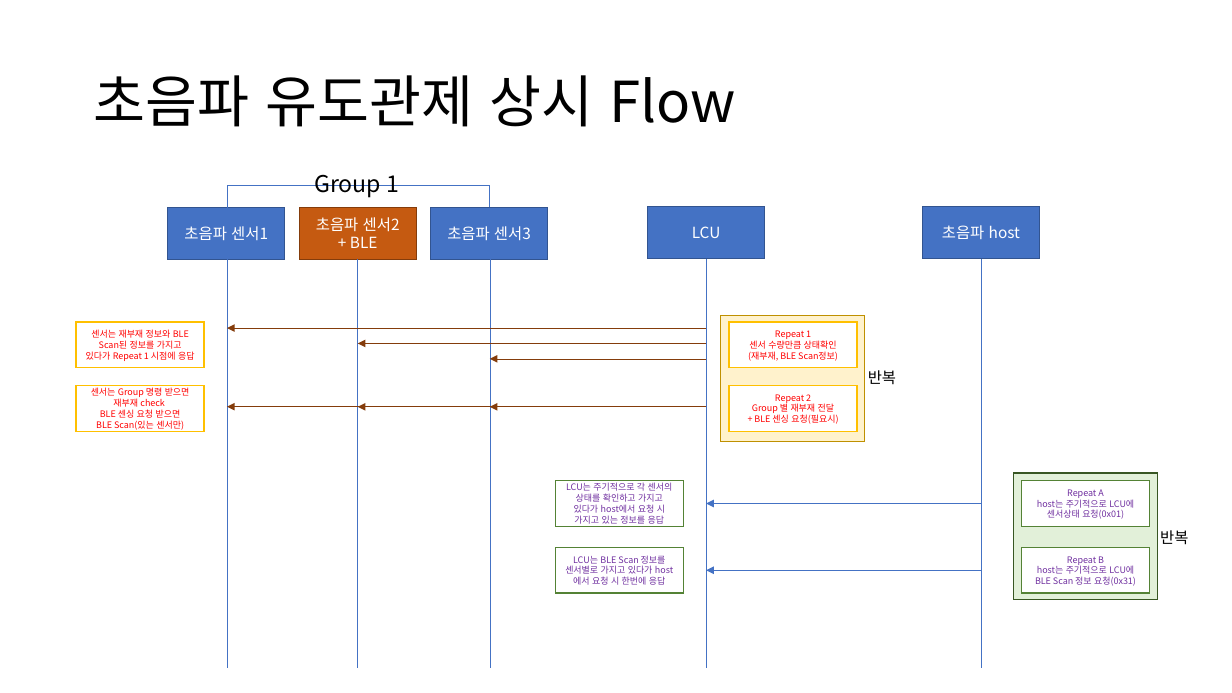
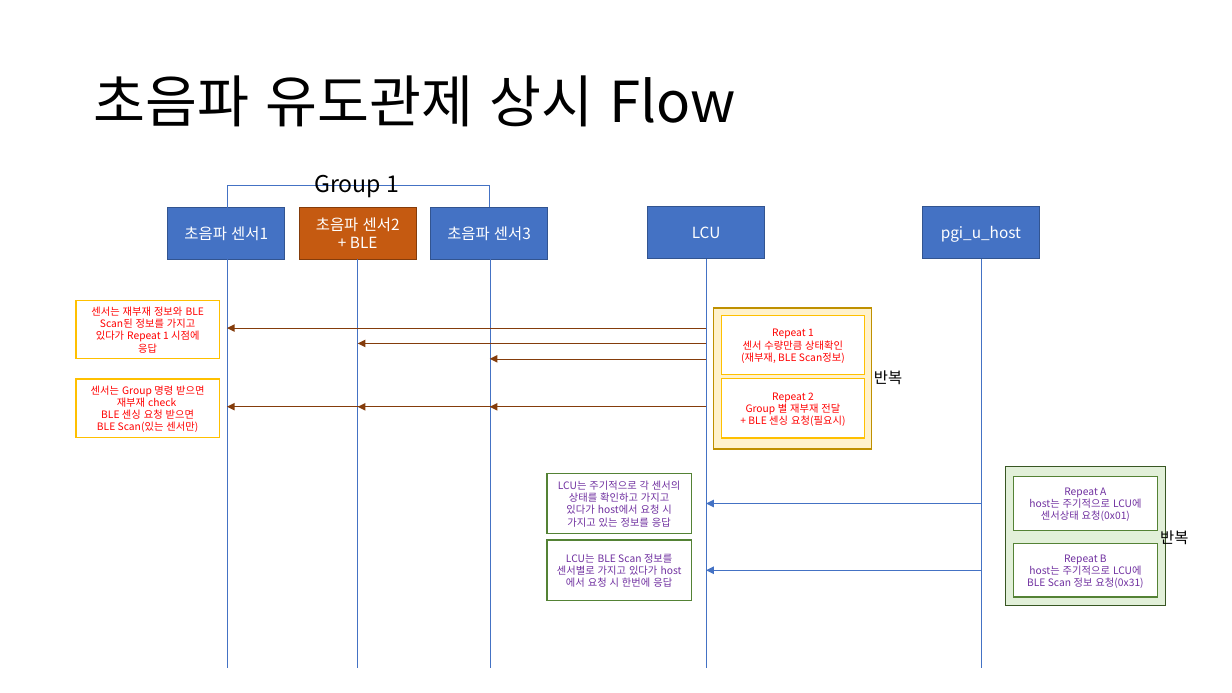
Before and after one commit to Anjeongkyun/RestTemplateClient, a slide deck: slide 5 of document/DAVIS 구조.pptx (slide 2 before the commit). Drawn at 1232x693 pixels with LibreOffice and Linux fonts; fonts in the diff are those of the drawing. Boxes give left, top, right and bottom in pixels: in the first picture for what was removed or moved away, otherwise in the second. Text is boxed around its words. In the diff, an @@ line names an element or a change of style, - is before the commit and + after.

Commit message:
[ghlee] 1. 상황별 Flow 추가(계속)

```diff
--- a/document/DAVIS 구조.pptx
+++ b/document/DAVIS 구조.pptx
@@ text in rectangle at <box>941,225,1021,242</box>: text changed @@
-초음파 host
+pgi_u_host
@@ size 7 to 8 pt in 8 elements at <box>1014,477,1158,531</box>, <box>1014,543,1158,597</box>, <box>722,379,865,438</box>, <box>722,315,865,374</box>, <box>547,473,691,533</box>, <box>547,541,691,601</box>, <box>76,379,219,437</box>, <box>76,300,219,359</box> @@
@@ rectangle "센서는 재부재 정보와 BLE Scan된 ...": place and size @@
-rectangle "센서는 재부재 정보와 BLE Scan된 ..." at <box>76,323,204,369</box>
+rectangle "센서는 재부재 정보와 BLE Scan된 ..." at <box>76,300,219,359</box>
@@ rectangle: place and size @@
-rectangle at <box>721,315,865,442</box>
+rectangle at <box>714,308,872,448</box>
@@ rectangle "Repeat 1": place and size @@
-rectangle "Repeat 1" at <box>729,323,858,369</box>
+rectangle "Repeat 1" at <box>722,315,865,374</box>
@@ rectangle "센서는 Group 명령 받으면": place and size @@
-rectangle "센서는 Group 명령 받으면" at <box>76,385,204,432</box>
+rectangle "센서는 Group 명령 받으면" at <box>76,379,219,437</box>
@@ rectangle "Repeat 2": place and size @@
-rectangle "Repeat 2" at <box>729,385,858,432</box>
+rectangle "Repeat 2" at <box>722,379,865,438</box>
@@ text "반복": place and size @@
-text "반복" at <box>868,370,896,384</box>
+text "반복" at <box>874,370,902,384</box>
@@ rectangle "LCU는 주기적으로 각 센서의 상태를 ...": place and size @@
-rectangle "LCU는 주기적으로 각 센서의 상태를 ..." at <box>555,481,684,527</box>
+rectangle "LCU는 주기적으로 각 센서의 상태를 ..." at <box>547,473,691,533</box>
@@ rectangle: place and size @@
-rectangle at <box>1014,473,1158,600</box>
+rectangle at <box>1006,467,1166,606</box>
@@ rectangle "Repeat A": place and size @@
-rectangle "Repeat A" at <box>1022,481,1151,527</box>
+rectangle "Repeat A" at <box>1014,477,1158,531</box>
@@ rectangle "LCU는 BLE Scan 정보를 센서별로 ...": place and size @@
-rectangle "LCU는 BLE Scan 정보를 센서별로 ..." at <box>555,547,684,593</box>
+rectangle "LCU는 BLE Scan 정보를 센서별로 ..." at <box>547,541,691,601</box>
@@ rectangle "Repeat B": place and size @@
-rectangle "Repeat B" at <box>1022,547,1151,593</box>
+rectangle "Repeat B" at <box>1014,543,1158,597</box>
```
Also in this commit, not shown: 2 other slides changed, 4 slides added.
